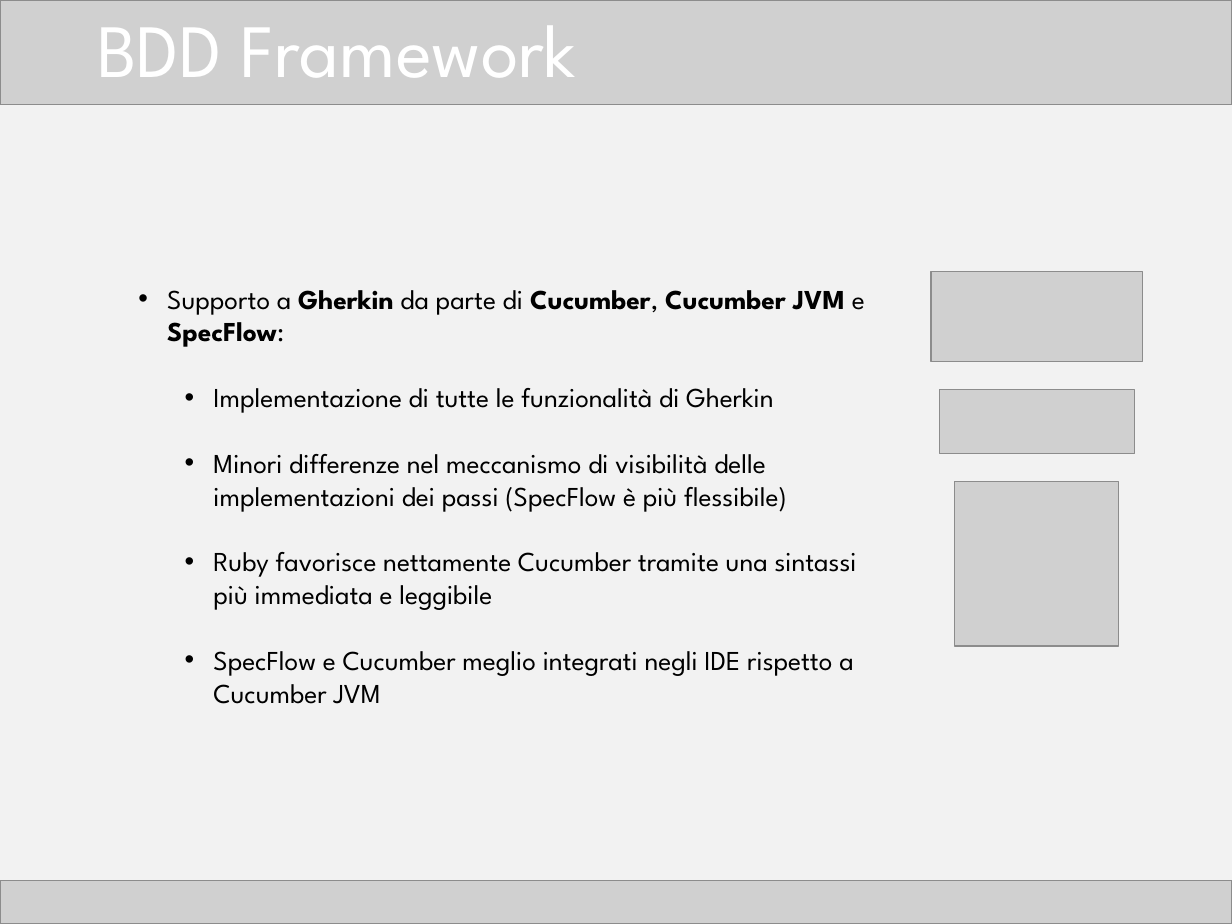
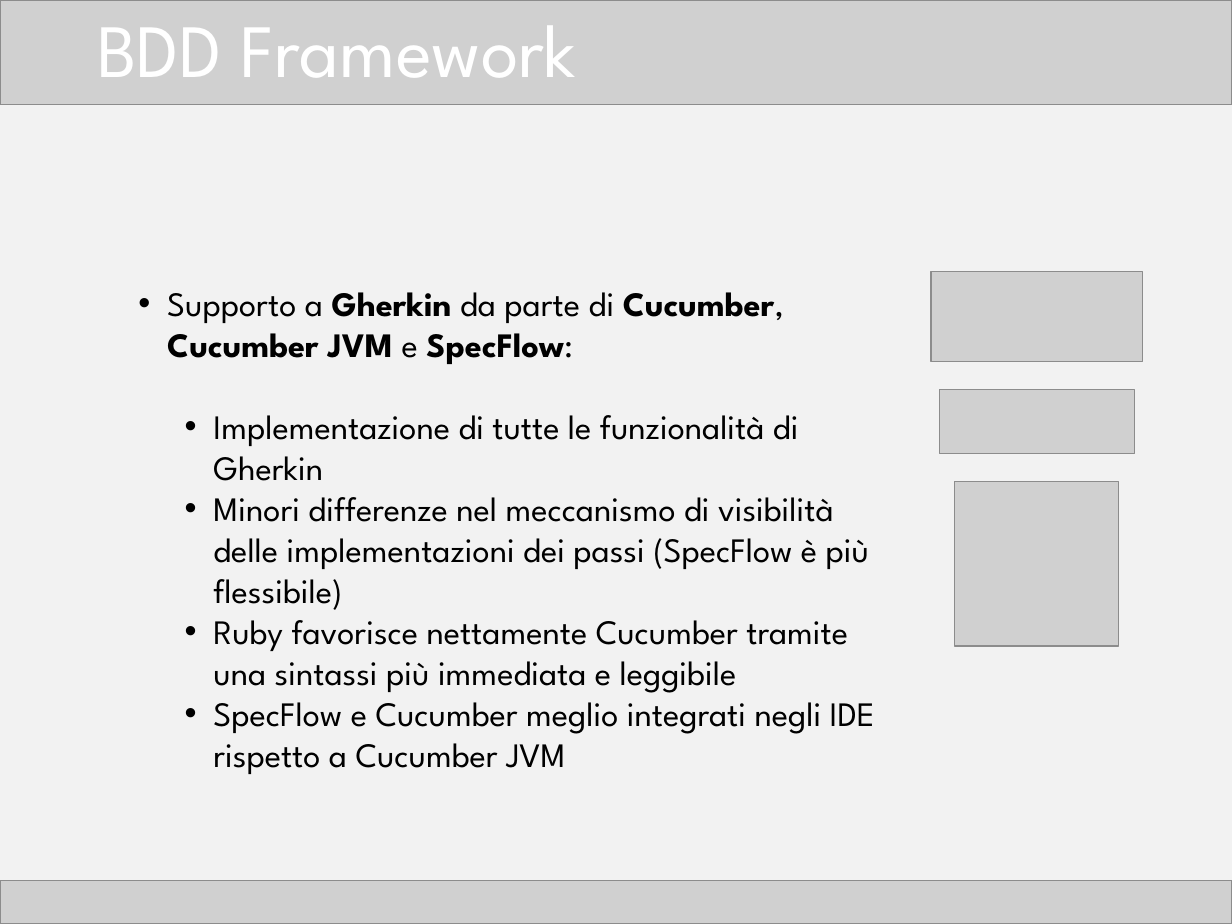
Before and after one commit to TTia/xblog-thesis, a slide deck: slide 15 of Presentazione.pptx. Drawn at 1232x924 pixels with LibreOffice and Linux fonts; fonts in the diff are those of the drawing; grey boxes stand for pictures. Boxes give left, top, right and bottom in pixels: in the first picture for what was removed or moved away, otherwise in the second. Text is boxed around its words. In the diff, an @@ line names an element or a change of style, - is before the commit and + after.

```diff
--- a/Presentazione.pptx
+++ b/Presentazione.pptx
@@ text "Supporto a Gherkin da parte ..." at (167, 292, 875, 774): size 16 to 20 pt @@
```
Also in this commit, not shown: 13 other slides changed.
